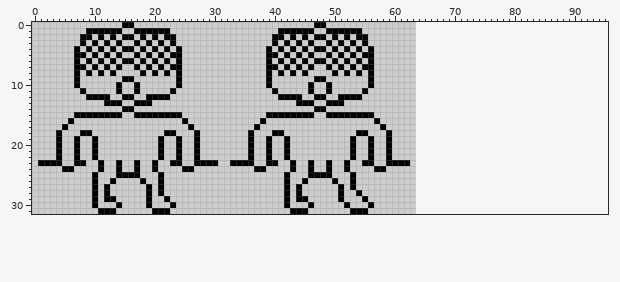
Two states of a sprite sheet, images/units/Mouchoja.png. Above is the file before it was changed.
The file is 64x32 pixels. The old version is drawn lined up with the new one, on the new canvas.
The result:
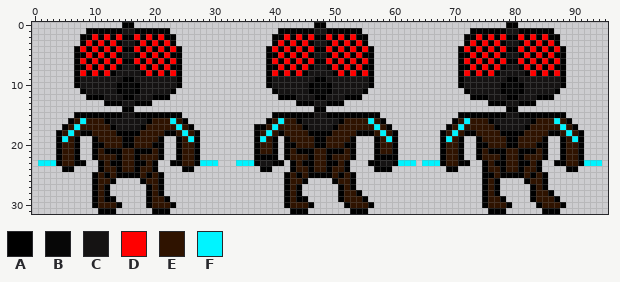
Palette (. is transparent): A #000000  B #070707  C #151313  D #ff0000  E #2f1300  F #00f4ff
Edits made:
canvas 64x32 -> 96x32
y 0: x 79..80 .. -> AA
y 1: x 15..16 .. -> CC; x 47..48 .. -> CC; x 73..86 .............. -> AAAAAACCAAAAAA
y 2: x 10 . -> D; x 12 . -> D; x 14 . -> D; x 17 . -> D; x 19 . -> D; x 21 . -> D; x 42 . -> D; x 44 . -> D; x 46 . -> D; x 49 . -> D; x 51 . -> D; x 53 . -> D; x 72..87 ................ -> AADADADAADADADAA
y 3: x 9 . -> D; x 11 . -> D; x 13 . -> D; x 15..16 .. -> CC; x 18 . -> D; x 20 . -> D; x 22 . -> D; x 41 . -> D; x 43 . -> D; x 45 . -> D; x 47..48 .. -> CC; x 50 . -> D; x 52 . -> D; x 54 . -> D; x 72..87 ................ -> ADADADACCADADADA
y 4: x 8 . -> D; x 10 . -> D; x 12 . -> D; x 14 . -> D; x 17 . -> D; x 19 . -> D; x 21 . -> D; x 23 . -> D; x 40 . -> D; x 42 . -> D; x 44 . -> D; x 46 . -> D; x 49 . -> D; x 51 . -> D; x 53 . -> D; x 55 . -> D; x 71..88 .................. -> ADADADADAADADADADA
y 5: x 9 . -> D; x 11 . -> D; x 13 . -> D; x 15..16 .. -> CC; x 18 . -> D; x 20 . -> D; x 22 . -> D; x 41 . -> D; x 43 . -> D; x 45 . -> D; x 47..48 .. -> CC; x 50 . -> D; x 52 . -> D; x 54 . -> D; x 71..88 .................. -> AADADADACCADADADAA
y 6: x 8 . -> D; x 10 . -> D; x 12 . -> D; x 14 . -> D; x 17 . -> D; x 19 . -> D; x 21 . -> D; x 23 . -> D; x 40 . -> D; x 42 . -> D; x 44 . -> D; x 46 . -> D; x 49 . -> D; x 51 . -> D; x 53 . -> D; x 55 . -> D; x 71..88 .................. -> ADADADADAADADADADA
y 7: x 9 . -> D; x 11 . -> D; x 13 . -> D; x 15..16 .. -> CC; x 18 . -> D; x 20 . -> D; x 22 . -> D; x 41 . -> D; x 43 . -> D; x 45 . -> D; x 47..48 .. -> CC; x 50 . -> D; x 52 . -> D; x 54 . -> D; x 71..88 .................. -> AADADADACCADADADAA
y 8: x 8 . -> D; x 10 . -> D; x 12 . -> D; x 14..17 .... -> CCCC; x 19 . -> D; x 21 . -> D; x 23 . -> D; x 40 . -> D; x 42 . -> D; x 44 . -> D; x 46..49 .... -> CCCC; x 51 . -> D; x 53 . -> D; x 55 . -> D; x 71..88 .................. -> ADADADACCCCADADADA
y 9: x 8..14 ....... -> CCCCCCC; x 17..23 ....... -> CCCCCCC; x 40..46 ....... -> CCCCCCC; x 49..55 ....... -> CCCCCCC; x 71..88 .................. -> ACCCCCCCAACCCCCCCA
y 10: x 8..13 ...... -> CCCCCC; x 15..16 .. -> BB; x 18..23 ...... -> CCCCCC; x 40..45 ...... -> CCCCCC; x 47..48 .. -> BB; x 50..55 ...... -> CCCCCC; x 71..88 .................. -> ACCCCCCABBACCCCCCA
y 11: x 9..13 ..... -> CCCCC; x 15..16 .. -> BB; x 18..22 ..... -> CCCCC; x 41..45 ..... -> CCCCC; x 47..48 .. -> BB; x 50..54 ..... -> CCCCC; x 72..87 ................ -> ACCCCCABBACCCCCA
y 12: x 12..14 A.. -> CCC; x 17..19 ..A -> CCC; x 44..46 A.. -> CCC; x 49..51 ..A -> CCC; x 73..86 .............. -> AAACCCAACCCAAA
y 13: x 15..16 .. -> CC; x 47..48 .. -> CC; x 76..83 ........ -> AAACCAAA
y 14: x 79..80 .. -> AA
y 15: x 15..16 .. -> CC; x 39 A -> .; x 47..48 .. -> CC; x 57 . -> A; x 71..88 .................. -> AAAAAAAACCAAAAAAAA
y 16: x 7..24 .................. -> EFEEEACCCCCCAEEEFE; x 38..58 A..................A. -> .AEFEEACCCCCCAEEEEFEA; x 70..89 .................... -> AEFEEEACCCCCCAEEEFEA
y 17: x 6..25 .................... -> EFEEEEEACCCCAEEEEEFE; x 38..59 ....................A. -> AEFEEEEACCCCAEEEEEEFEA; x 69..90 ...................... -> AEFEEEEEACCCCAEEEEEFEA
y 18: x 5..7 ... -> EFE; x 10..21 ............ -> EEEEAAAAEEEE; x 24..26 ... -> EFE; x 36..40 A...A -> .AEFE; x 42..53 ............ -> EEEEAAAAEEEE; x 56..60 ...A. -> AEFEA; x 68..91 ........................ -> AEFEAAEEEEAAAAEEEEAAEFEA
y 19: x 5..6 .. -> FE; x 11..20 .......... -> EEEEAAEEEE; x 25..26 .. -> EF; x 36..40 A..A. -> .AFEA; x 43..52 .......... -> EEEEAAEEEE; x 56..60 A..A. -> .AEFA; x 68..71 .... -> AFEA; x 74..85 ............ -> AEEEEAAEEEEA; x 88..91 .... -> AEFA
y 20: x 5..6 .. -> EE; x 11..20 .......... -> AEEEAAEEEA; x 25..26 .. -> EE; x 36..40 A..A. -> .AEEA; x 43..52 .......... -> AEEEAAEEEA; x 56..60 A..A. -> .AEEA; x 68..71 .... -> AEEA; x 74..85 ............ -> AAEEEAAEEEAA; x 88..91 .... -> AEEA
y 21: x 5..6 .. -> EE; x 11..20 .......... -> EAAAEEAAAE; x 25..26 .. -> EE; x 36..40 A..A. -> .AEEA; x 43..52 .......... -> EAAAEEAAAE; x 56..60 A..A. -> .AEEA; x 68..71 .... -> AEEA; x 74..85 ............ -> AEAAAEEAAAEA; x 88..91 .... -> AEEA
y 22: x 5..6 .. -> EE; x 11..20 .......... -> EEEAEEAEEE; x 25..26 .. -> EE; x 36..38 A.. -> .AA; x 40 . -> A; x 43..52 .......... -> EEEAEEAEEE; x 56..58 A.. -> .AA; x 60 . -> A; x 68..71 .... -> AEEA; x 74..85 ............ -> AEEEAEEAEEEA; x 88..91 .... -> AEEA
y 23: x 1..3 AAA -> FFF; x 5..6 .. -> EE; x 12..13 .. -> EA; x 15..16 .. -> EE; x 18..19 .. -> AE; x 25..26 .. -> EE; x 28..30 AAA -> FFF; x 33..39 AAAA..A -> .FFFACC; x 41 . -> A; x 44..45 .. -> EA; x 47..48 .. -> EE; x 50..51 .. -> AE; x 55 A -> .; x 57..59 ..A -> ACC; x 61..63 AA. -> FFF; x 65..72 ........ -> FFFAEEAA; x 75..84 .......... -> AEAAEEAAEA; x 87..94 ........ -> AAEEAFFF
y 24: x 12..13 .. -> EE; x 15..16 .. -> EE; x 18..19 .. -> EE; x 37 A -> .; x 39 . -> A; x 44..45 .. -> EE; x 47..48 .. -> EE; x 50..51 .. -> EE; x 59 . -> A; x 69..70 .. -> AA; x 75..84 .......... -> AEEAEEAEEA; x 89..90 .. -> AA
y 25: x 11..13 ... -> EAE; x 18..20 ... -> EAE; x 43..45 ... -> EAE; x 50..52 ... -> EAE; x 75..85 ........... -> AAEAAAAEAEA
y 26: x 11..12 .. -> EE; x 19..20 .. -> EE; x 43..44 .. -> EE; x 51..52 .. -> EE; x 75..77 ... -> AEA; x 82..85 .... -> AEEA
y 27: x 11 . -> E; x 20 . -> E; x 43 . -> E; x 52 . -> E; x 75..77 ... -> AEA; x 83..85 ... -> AEA
y 28: x 11 . -> E; x 20 . -> E; x 43 . -> E; x 52..53 .. -> EE; x 75..77 ... -> AEA; x 83..86 .... -> AEEA
y 29: x 11 . -> E; x 20..21 .. -> EE; x 43 . -> E; x 52..54 ... -> EEE; x 75..78 .... -> AEEA; x 83..87 ..... -> AEEEA
y 30: x 11..13 ... -> EEE; x 20..22 ... -> EEE; x 43..45 ... -> EEE; x 53..55 ... -> EEE; x 75..79 ..... -> AEEEA; x 84..88 ..... -> AEEEA
y 31: x 76..78 ... -> AAA; x 85..87 ... -> AAA
